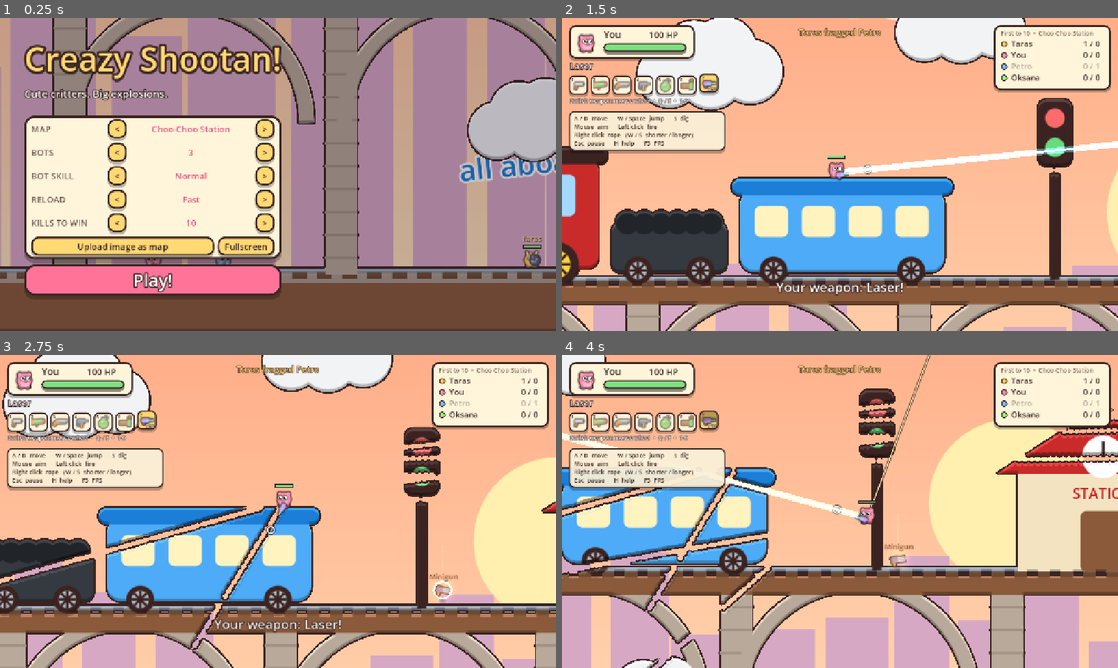
Above: before the commit, frames 1-4 (two rows, left to right).
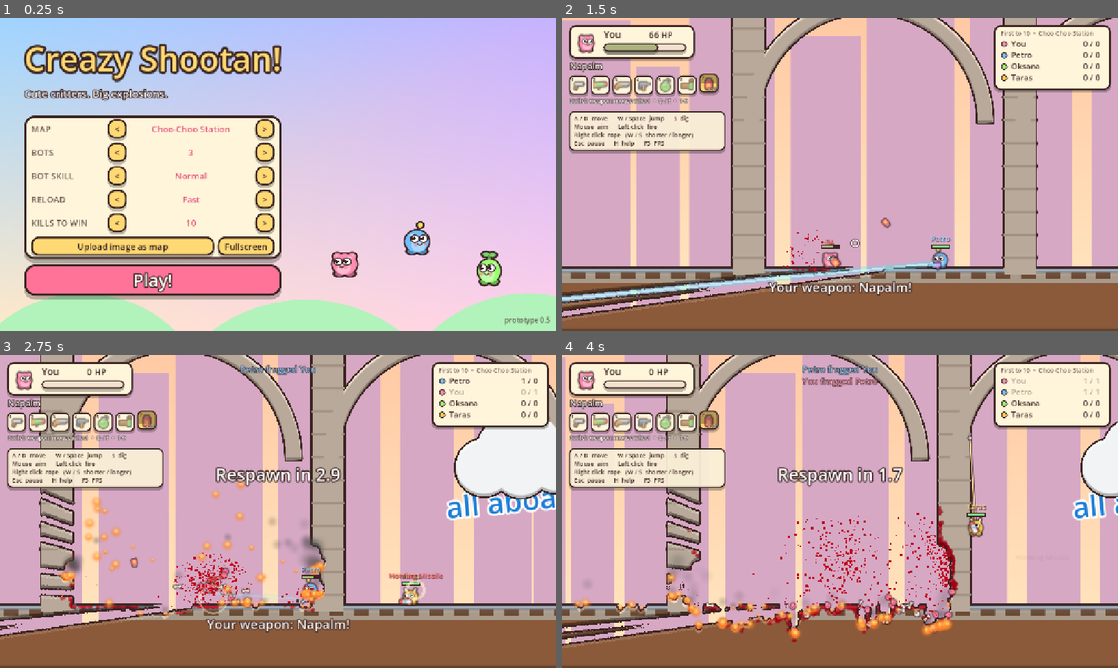
Above: after the commit, the same moments.

Repository: randomizer2223/creazy-shootan
Game: Godot game, scene res://scenes/main.tscn
Two runs of this game, one before a commit and one after it. Both use one fixed random seed, a clock stepped at 60 frames per second and the inputs below.
Inputs (mouse positions are in pixels of both pictures, inside the frame that each line leads up to):
- Up to frame 1 (0.25 s): no input
- Up to frame 2 (1.5 s): click "Play!" at 0.5 s; tap Enter at 1.25 s; move the mouse to (962, 158) at 1.27 s; hold D from 1.28 s (still down); hold J from 1.28 s (still down); click (962, 158) at 1.42 s
- Up to frame 3 (2.75 s): tap Space at 1.52 s; release D at 2 s; release J at 2 s; drag from (166, 527) to (250, 574) at 2.02 s
- Up to frame 4 (4 s): move the mouse to (895, 442) at 2.77 s; hold D 2.78-3.5 s; hold K 2.78-3.5 s; drag from (812, 574) to (673, 464) at 3.52 s

The runs differ from the first frame. In frame 1, 71% of the frame differs, in the area x 0-100%, y 0-100%; in frame 2, 85%; in frame 3, 84%; in frame 4, 82%.

Commit message:
Faster start: no live battle behind the menu
- Menu now has a light drawn background instead of building a whole map,
  so it is usable right after the engine starts
- Dropped the additive glow material (one less shader to compile at load)
- Sounds are synthesized just after start-up instead of before the menu
- Menu shows how long loading took ('ready in X s')

Co-Authored-By: Claude Opus 5.5 <noreply@anthropic.com>
Claude-Session: https://claude.ai/code/session_011rcnJMttnsU6gd1aM4jscy

Diff:
--- a/scripts/game.gd
+++ b/scripts/game.gd
@@ -97,9 +97,8 @@
 	glow.game = self
 	glow.mode = 1
 	glow.texture_filter = CanvasItem.TEXTURE_FILTER_LINEAR_WITH_MIPMAPS
-	var mat := CanvasItemMaterial.new()
-	mat.blend_mode = CanvasItemMaterial.BLEND_MODE_ADD
-	glow.material = mat
+	# (no additive blend material: every extra material is one more shader to
+	# compile while the game loads, which is slow in some browsers)
 	add_child(glow)
 	labels = dscript.new()
 	labels.game = self
--- a/scripts/main.gd
+++ b/scripts/main.gd
@@ -48,13 +48,10 @@
 	layer.add_child(menu)
 	menu.start_pressed.connect(start_game)
 	menu.map_changed.connect(_on_map_changed)
-	# show the menu first, then build the background battle
+	# no live battle behind the menu any more: it cost several seconds of map
+	# building and shader compiling before the menu could be used
 	await get_tree().process_frame
-	await get_tree().process_frame
-	if menu != null:
-		print("[boot] menu visible at %d ms" % Time.get_ticks_msec())
-		_start_demo()
-		print("[boot] background battle ready at %d ms" % Time.get_ticks_msec())
+	print("[boot] menu visible at %d ms" % Time.get_ticks_msec())
 
 
 var demo: Node2D
@@ -77,6 +74,7 @@
 
 
 func _on_map_changed() -> void:
+	return
 	_demo_gen += 1
 	var my := _demo_gen
 	await get_tree().create_timer(0.35).timeout
--- a/scripts/menu.gd
+++ b/scripts/menu.gd
@@ -12,6 +12,8 @@
 var preview: TextureRect
 var file_dialog: FileDialog
 var _waiting_web := false
+var _bg: Control
+var _t := 0.0
 var touch := DisplayServer.is_touchscreen_available()  # phone/tablet: bigger buttons
 
 
@@ -21,11 +23,13 @@
 	get_viewport().size_changed.connect(_fit)
 
 	# darken the left side so the panel reads well over the demo battle
-	var shade := ColorRect.new()
-	shade.color = Color(0.1, 0.05, 0.12, 0.25)
+	# light background: soft sky, rolling hills and a few critters bobbing about
+	var shade := Control.new()
 	shade.set_anchors_preset(Control.PRESET_FULL_RECT)
 	shade.mouse_filter = Control.MOUSE_FILTER_IGNORE
+	shade.draw.connect(_draw_bg.bind(shade))
 	add_child(shade)
+	_bg = shade
 
 	var margin := MarginContainer.new()
 	margin.set_anchors_preset(Control.PRESET_LEFT_WIDE)
@@ -132,13 +136,17 @@
 	start.grab_focus()
 
 	var ver := Label.new()
-	ver.text = "prototype 0.4"
-	ver.add_theme_font_size_override("font_size", 14)
-	ver.add_theme_color_override("font_color", Color(1, 1, 1, 0.7))
-	ver.set_anchors_preset(Control.PRESET_BOTTOM_RIGHT)
-	ver.position = size - Vector2(200, 24)
+	ver.text = "prototype 0.5"
+	if OS.has_feature("web"):
+		var ms = JavaScriptBridge.eval("Math.round(performance.now())", true)
+		if typeof(ms) in [TYPE_INT, TYPE_FLOAT]:
+			ver.text += "  •  ready in %.1f s" % (float(ms) / 1000.0)
+	ver.add_theme_font_size_override("font_size", 16)
+	ver.add_theme_color_override("font_color", Color(INK, 0.75))
 	ver.grow_horizontal = Control.GROW_DIRECTION_BEGIN
+	ver.grow_vertical = Control.GROW_DIRECTION_BEGIN
 	add_child(ver)
+	ver.set_anchors_and_offsets_preset(Control.PRESET_BOTTOM_RIGHT, Control.PRESET_MODE_MINSIZE, 14)
 
 
 func _toggle_fullscreen() -> void:
@@ -253,7 +261,28 @@
 	_set_custom(Image.load_from_file(path))
 
 
-func _process(_d: float) -> void:
+const BG_CRITTERS := [
+	[Vector2(0.62, 0.78), Color(1.0, 0.55, 0.7), 0], [Vector2(0.75, 0.70), Color(0.45, 0.75, 1.0), 1],
+	[Vector2(0.88, 0.80), Color(0.6, 1.0, 0.45), 2],
+]
+
+
+func _draw_bg(c: Control) -> void:
+	var s := c.size
+	c.draw_polygon(PackedVector2Array([Vector2.ZERO, Vector2(s.x, 0), s, Vector2(0, s.y)]),
+		PackedColorArray([Color("9fd4ff"), Color("c6b2ff"), Color("ffd0ea"), Color("ffe9c9")]))
+	for h in [[0.15, 0.95, 0.42], [0.55, 1.05, 0.5], [0.95, 0.98, 0.45]]:
+		c.draw_circle(Vector2(s.x * h[0], s.y * h[1] + s.y * 0.35), s.y * h[2], Color("b2f2bb"), true, -1.0, true)
+	for k in BG_CRITTERS.size():
+		var b: Array = BG_CRITTERS[k]
+		var p := Vector2(s.x * b[0].x, s.y * b[0].y + sin(_t * 2.0 + k) * 10.0)
+		Sprites.draw_critter(c, p, 4.0, b[1], -1 if k % 2 == 0 else 1, Vector2(-1, -0.3), _t * 6.0 + k, true, b[2], fmod(_t + k, 3.0) < 0.1)
+
+
+func _process(d: float) -> void:
+	_t += d
+	if _bg:
+		_bg.queue_redraw()
 	if _waiting_web:
 		var res := WebUpload.poll()
 		if res.size() > 0:
--- a/scripts/sfx.gd
+++ b/scripts/sfx.gd
@@ -18,6 +18,11 @@
 		var p := AudioStreamPlayer.new()
 		add_child(p)
 		_players.append(p)
+	# build the sounds a moment after start-up so they don't delay the menu
+	get_tree().create_timer(0.8).timeout.connect(_build)
+
+
+func _build() -> void:
 	_sounds["boom"] = _make(0.7, _boom.bind(1.0))
 	_sounds["boom_small"] = _make(0.3, _boom.bind(2.2))
 	_sounds["shot"] = _make(0.09, _shot)
Not shown, changed: play/engine-gz.wasm
Not shown, changed: play/pck-data.wasm
